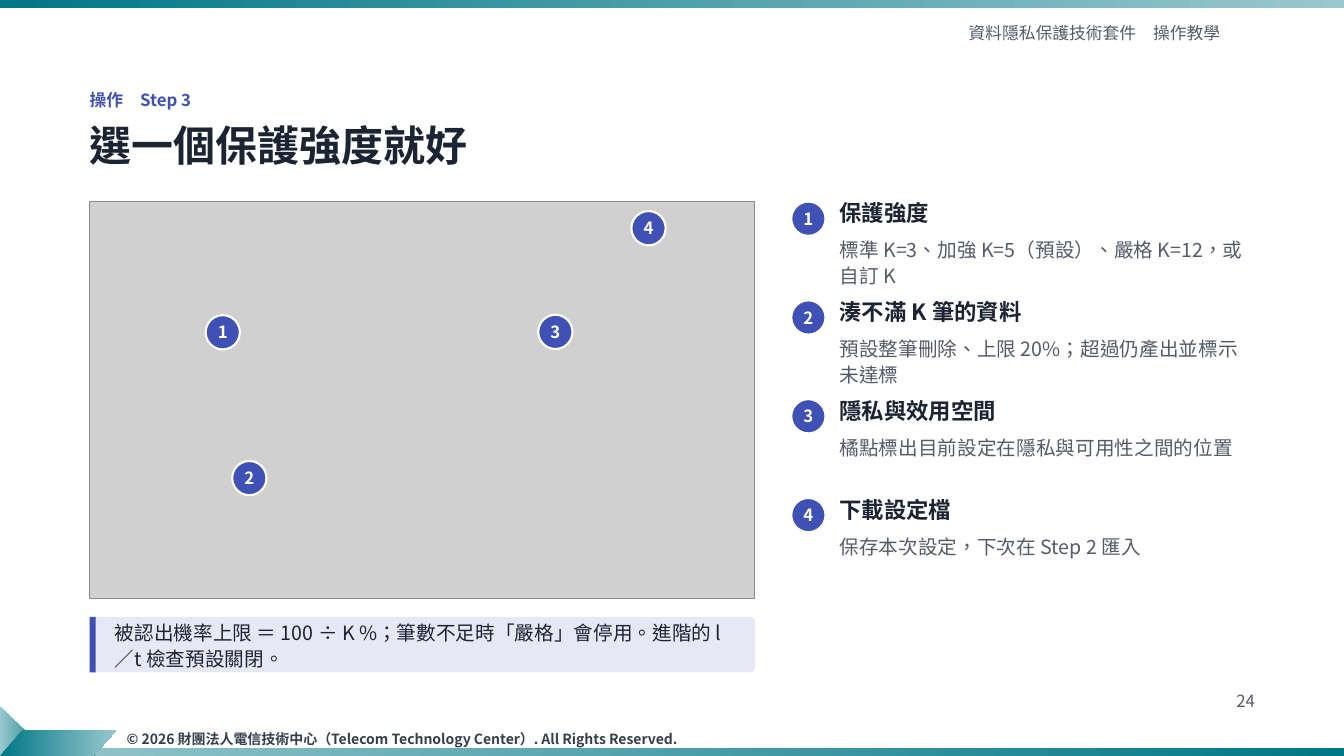
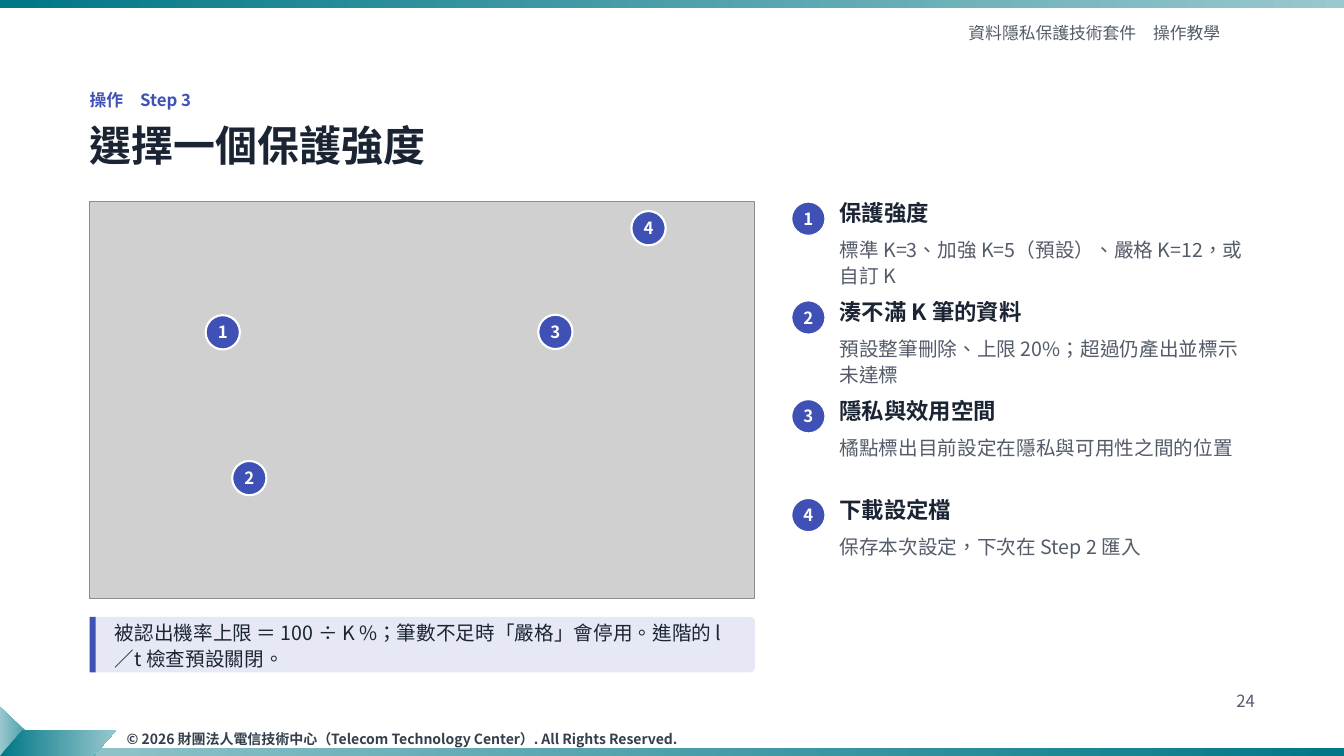
Before and after one commit to ttcdog115016/Demo, a slide deck: slide 24 of slides/資料隱私保護技術套件_操作教學_TTC樣板_v4.pptx. Drawn at 1344x756 pixels with LibreOffice and Linux fonts; fonts in the diff are those of the drawing; grey boxes stand for pictures; background and template pictures are left out. Boxes give left, top, right and bottom in pixels: in the first picture for what was removed or moved away, otherwise in the second. Text is boxed around its words. In the diff, an @@ line names an element or a change of style, - is before the commit and + after.

```diff
--- a/slides/資料隱私保護技術套件_操作教學_TTC樣板_v4.pptx
+++ b/slides/資料隱私保護技術套件_操作教學_TTC樣板_v4.pptx
@@ text at bbox=[90, 125, 426, 165]: text changed @@
-選一個保護強度就好
+選擇一個保護強度
```
Also in this commit, not shown: 12 other slides changed, 7 other files.
